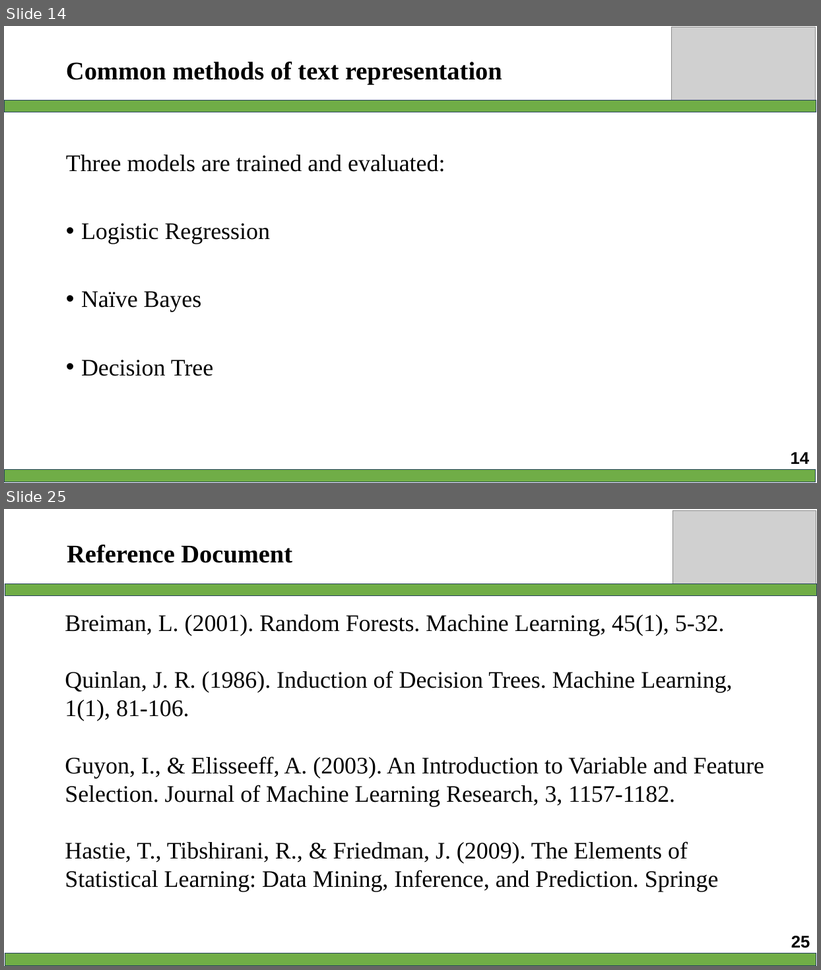
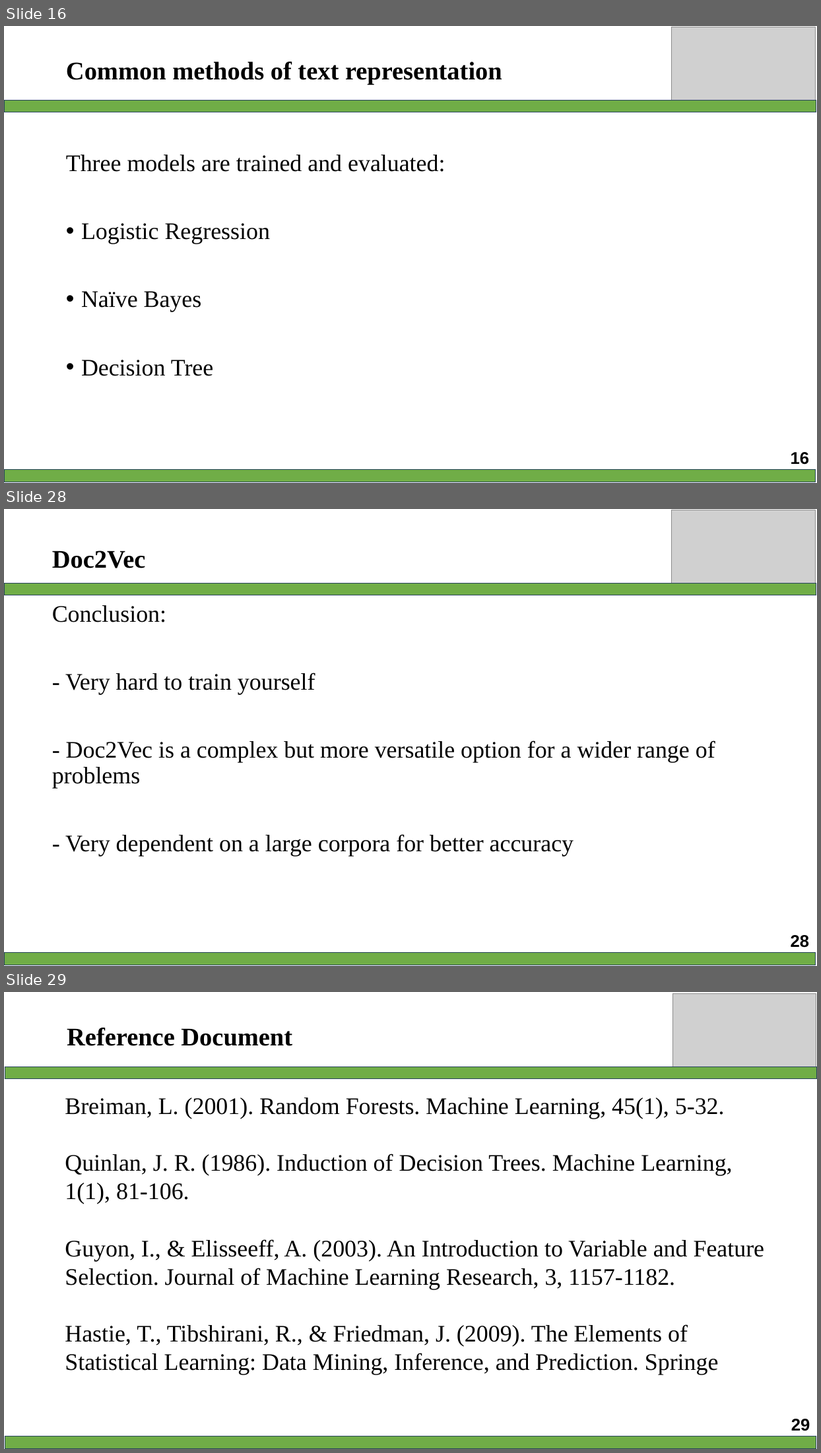
Before and after one commit to AmbiguousTimekeepr/midterm_NLP-with-RAG-, a slide deck: 522H0138_522H0092.pptx. Shown one above the other, each under a label of ours: slides 14 and 25 before the commit, slides 16, 28 and 29 after it; the slides between them are not shown. The pictures are 821x970 and 821x1453 pixels, drawn with LibreOffice and Linux fonts; fonts in the diff are those of the drawing; grey boxes stand for pictures. Boxes give left, top, right and bottom in pixels: in the first picture for what was removed or moved away, otherwise in the second. Text is boxed around its words. In the diff, an @@ line names an element or a change of style, - is before the commit and + after.

```diff
--- a/522H0138_522H0092.pptx
+++ b/522H0138_522H0092.pptx
@@ slide 28 added at (4, 509, 817, 966), background #FFFFFF @@
@@ picture added at (672, 510, 816, 584) @@
@@ title added at (52, 551, 146, 568), 30 pt, text #000000, bold @@
+Doc2Vec
@@ rectangle added at (4, 584, 816, 595), fill #70AD47, outline #28445D 1 pt @@
@@ text added at (52, 605, 715, 857), 28 pt, text #000000 @@
+Conclusion:
+- Very hard to train yourself
+- Doc2Vec is a complex but more versatile option for a wider range of problems
+- Very dependent on a large corpora for better accuracy
@@ page number added at (791, 935, 810, 948), 20 pt, text #000000, bold @@
+28
@@ rectangle added at (4, 953, 816, 965), fill #70AD47, outline #28445D 1 pt @@
@@ what was slide 14 is now slide 16 @@
@@ page number at (791, 452, 810, 465): text changed @@
-14
+16
@@ what was slide 25 is now slide 29 @@
@@ page number at (791, 1419, 811, 1432): text changed @@
-25
+29
```
Also in this commit, not shown: 20 slides changed, 5 other slides added, 2 slides removed.
